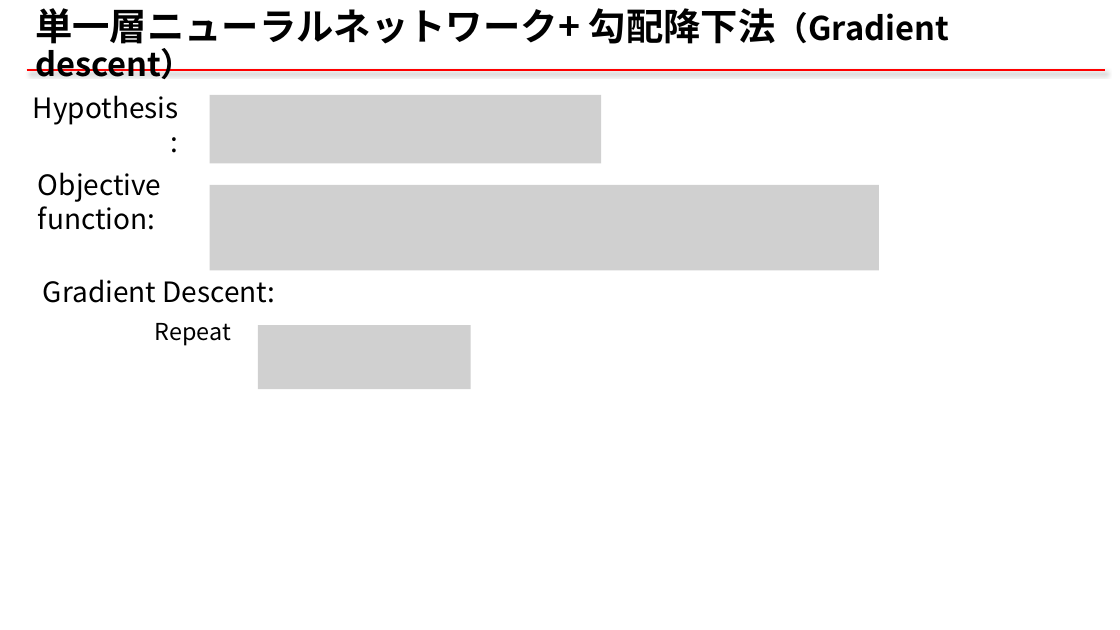
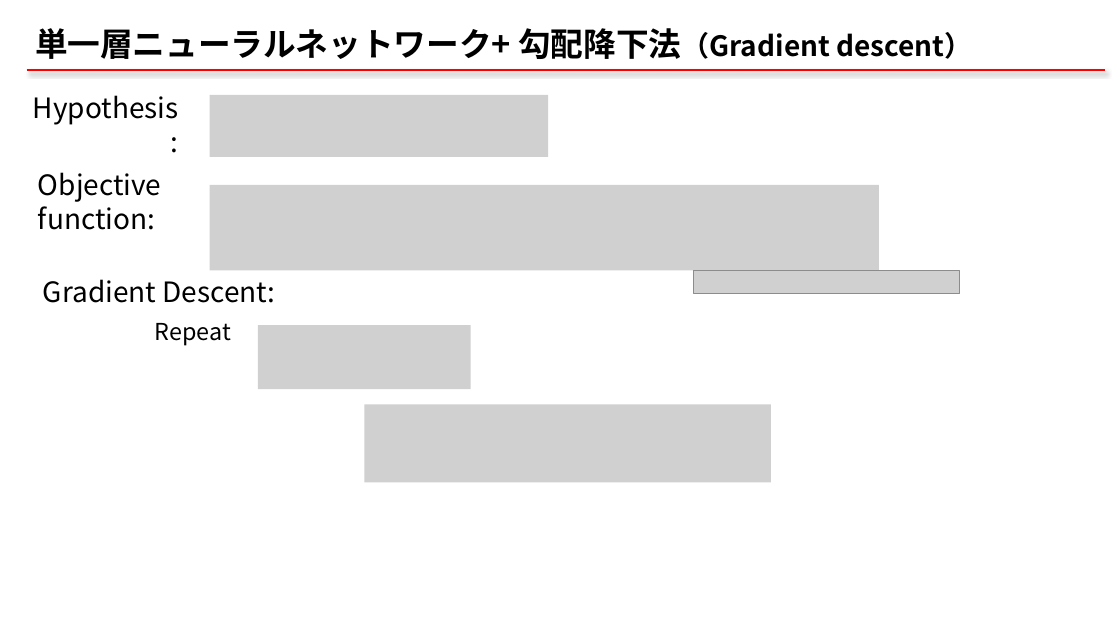
Before and after one commit to qqinxl2015/machine-learning-basic, a slide deck: slide 9 of _ML_01_NN.pptx (slide 8 before the commit). Drawn at 1120x630 pixels with LibreOffice and Linux fonts; fonts in the diff are those of the drawing; grey boxes stand for pictures; background and template pictures are left out. Boxes give left, top, right and bottom in pixels: in the first picture for what was removed or moved away, otherwise in the second. Text is boxed around its words. In the diff, an @@ line names an element or a change of style, - is before the commit and + after.

Commit message:
ppt

```diff
--- a/_ML_01_NN.pptx
+++ b/_ML_01_NN.pptx
@@ title "単一層ニューラルネットワーク+ 勾配降下法（Gradient descent）" at <box>35,28,972,59</box>: size 32 to 28 pt in "単一層ニューラルネットワーク+ 勾配降下法（Gradient"; size 28 to 24 pt in "勾配降下法（Gradient descent）" @@
@@ picture: place and size @@
-picture at <box>210,95,602,163</box>
+picture at <box>210,95,549,157</box>
@@ picture added at <box>694,271,960,294</box> @@
@@ picture added at <box>365,404,771,482</box> @@
```
Also in this commit, not shown: 5 other slides changed, 3 slides added, 1 slide removed.
